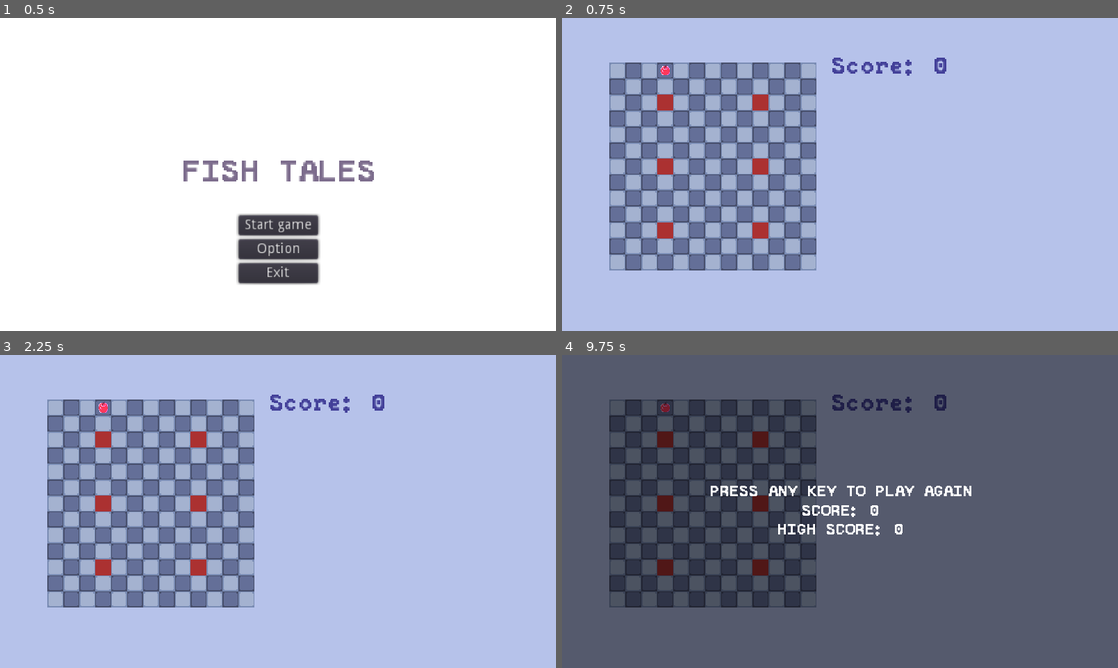
Above: before the commit, frames 1-4 (two rows, left to right).
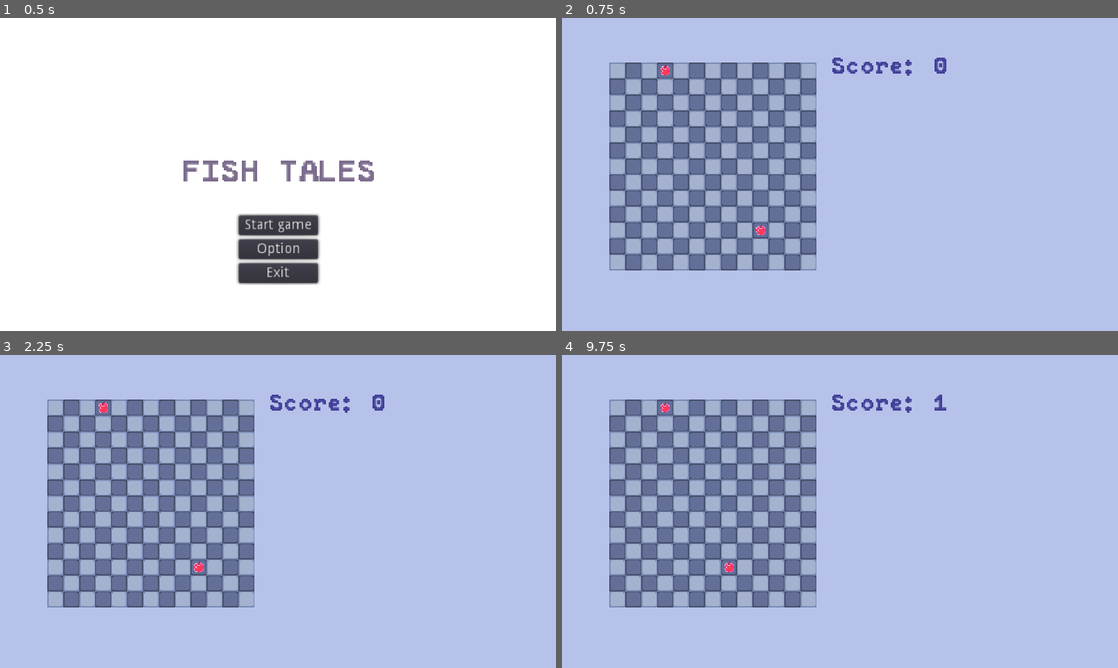
Above: after the commit, the same moments.

Repository: JustKwa/Snak-e
Game: Godot game, scene res://Scenes/main_menu.tscn
Two runs of this game, one before a commit and one after it. Both use one fixed random seed, a clock stepped at 60 frames per second and the inputs below.
Inputs:
- Up to frame 1 (0.5 s): no input
- Up to frame 2 (0.75 s): click "Start game" at 0.5 s
- Up to frame 3 (2.25 s): tap Enter at 1.25 s; hold Right (ui_right) 1.28-2.03 s; tap Space at 2 s; hold Down (ui_down) from 2.03 s (still down)
- Up to frame 4 (9.75 s): tap Enter at 2.75, 4.25 s; release Down (ui_down) at 2.78 s; hold Right (ui_right) 2.78-3.53 s; tap Space at 3.5, 5 s; hold Up (ui_up) 3.53-4.28 s; hold Left (ui_left) 4.28-5.78 s; hold Down (ui_down) 5.78-6.53 s; hold Right (ui_right) 6.53-7.28 s; hold Up (ui_up) 7.28-8.03 s; hold Right (ui_right) 8.03-8.78 s; hold Down (ui_down) 8.78-9.53 s; hold Left (ui_left) from 9.53 s (still down)

Frame 1 is identical in both runs. In frame 2, 0.9% of the frame differs, in the area x 17-38%, y 24-71%; in frame 3, 0.9%; in frame 4, 100%, in the area x 0-100%, y 0-100%.

Commit message:
Add Food into item controller

Diff:
--- a/Scenes/level.tscn
+++ b/Scenes/level.tscn
@@ -6,7 +6,6 @@
 [ext_resource path="res://Scripts/score_board.gd" type="Script" id=4]
 [ext_resource path="res://Scripts/item_controller.gd" type="Script" id=5]
 [ext_resource path="res://Scripts/level_collision.gd" type="Script" id=6]
-[ext_resource path="res://Scenes/obstacle.tscn" type="PackedScene" id=7]
 [ext_resource path="res://Sprites/background.png" type="Texture" id=8]
 [ext_resource path="res://PeaberryMono.ttf" type="DynamicFontData" id=9]
 [ext_resource path="res://Sprites/grid_walls.png" type="Texture" id=10]
@@ -63,30 +62,13 @@
 [node name="CollisionPolygon2D" type="CollisionPolygon2D" parent="level_collision"]
 position = Vector2( -1, -55 )
 build_mode = 1
-polygon = PoolVector2Array( 229, 284, 12, 285, 20, 278, 224, 278, 224, 74, 20, 74, 20, 278, 11, 278, 15, 69, 227, 70 )
+polygon = PoolVector2Array( 229, 284, 12, 285, 19, 279, 225, 279, 225, 73, 19, 73, 19, 279, 11, 278, 15, 69, 227, 70 )
 
 [node name="snake" parent="." instance=ExtResource( 1 )]
+position = Vector2( 55, 105 )
 
 [node name="item_controller" type="Node2D" parent="."]
 script = ExtResource( 5 )
-
-[node name="obstacle3" parent="item_controller" instance=ExtResource( 7 )]
-position = Vector2( 168, 185 )
-
-[node name="obstacle" parent="item_controller" instance=ExtResource( 7 )]
-position = Vector2( 72, 57 )
-
-[node name="obstacle2" parent="item_controller" instance=ExtResource( 7 )]
-position = Vector2( 72, 185 )
-
-[node name="obstacle6" parent="item_controller" instance=ExtResource( 7 )]
-position = Vector2( 72, 121 )
-
-[node name="obstacle5" parent="item_controller" instance=ExtResource( 7 )]
-position = Vector2( 168, 121 )
-
-[node name="obstacle4" parent="item_controller" instance=ExtResource( 7 )]
-position = Vector2( 168, 57 )
 
 [node name="score_board" type="Control" parent="."]
 modulate = Color( 0.266667, 0.254902, 0.603922, 1 )
--- a/Scripts/food.gd
+++ b/Scripts/food.gd
@@ -1,4 +1,4 @@
-extends Node2D
+extends SpawnItem
 
 signal food_eaten
 
--- a/Scripts/item_controller.gd
+++ b/Scripts/item_controller.gd
@@ -1,11 +1,13 @@
 extends Node2D
 
 signal cells_occupied(occupied_cells)
+signal food_eaten
 
 var grid_cells
-var occupied_cells : PoolVector2Array
+var occupied_cells: PoolVector2Array
 
 onready var obstacle = preload("res://Scenes/obstacle.tscn")
+onready var food = preload("res://Scenes/food.tscn")
 onready var grid = get_parent().get_node("grid")
 onready var level = get_parent()
 
@@ -14,6 +16,7 @@
 	level.connect("spawn_obstacle", self, "_on_spawn_obstacle")
 	grid.connect("cells_available", self, "_on_cells_available")
 	grid_cells = grid.get_used_cells()
+	_on_spawn_food()
 
 
 func _on_cells_available(available_cells):
@@ -32,3 +35,17 @@
 	var spawn_location = grid.world_to_map(grid_position)
 	occupied_cells.append(spawn_location)
 	emit_signal("cells_occupied", occupied_cells)
+
+
+func _on_spawn_food():
+	var instance = food.instance()
+	var rand_index = randi() % grid_cells.size()
+	instance.position = grid.map_to_world(grid_cells[rand_index]) + Vector2(8, 9)
+	instance.connect("spawned", self, "_on_spawned")
+	instance.connect("food_eaten", self, "_on_eaten")
+	call_deferred("add_child", instance)
+
+
+func _on_eaten():
+	_on_spawn_food()
+	emit_signal("food_eaten")
Not shown: 1 places in Scenes/level.tscn that only renumber resources
